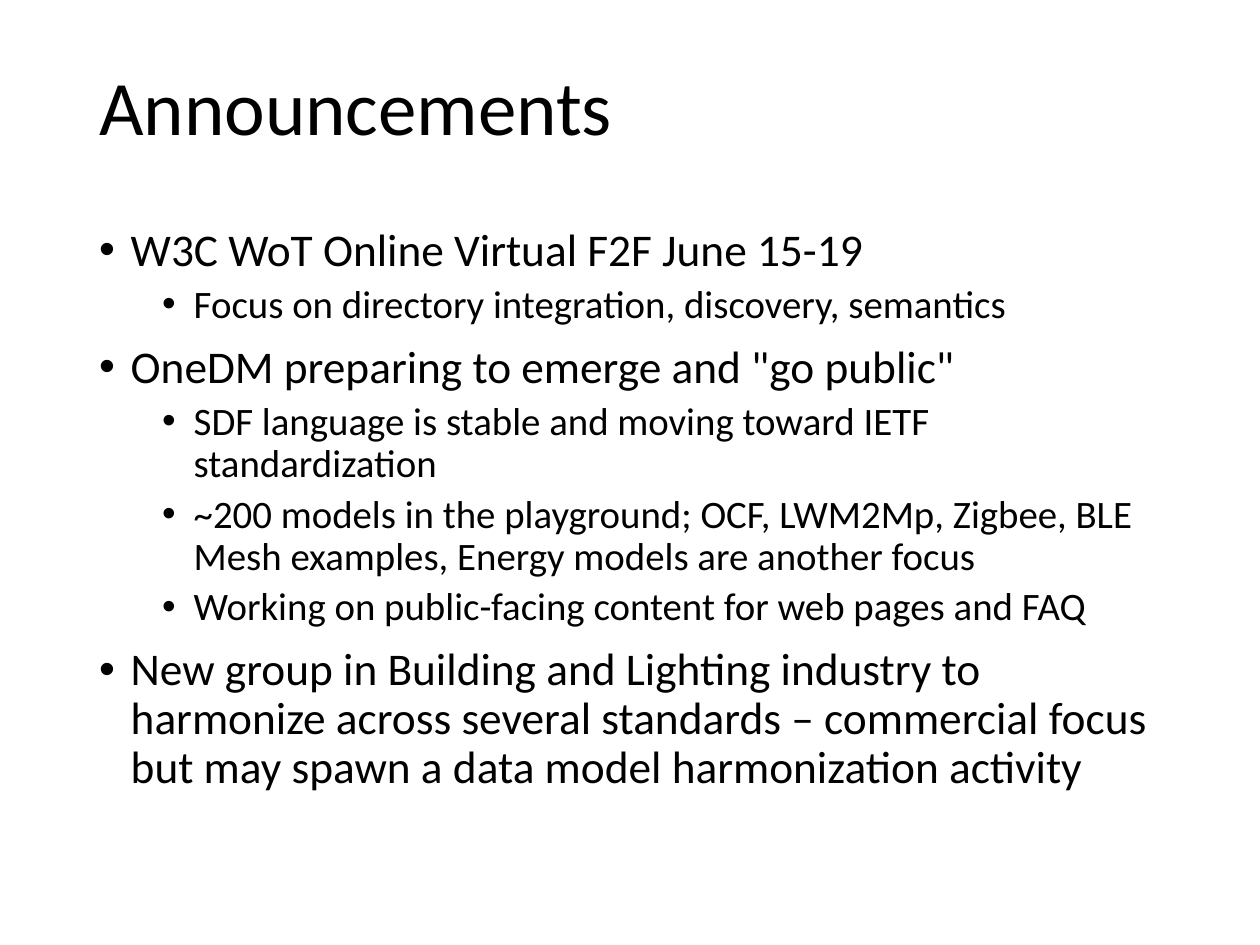
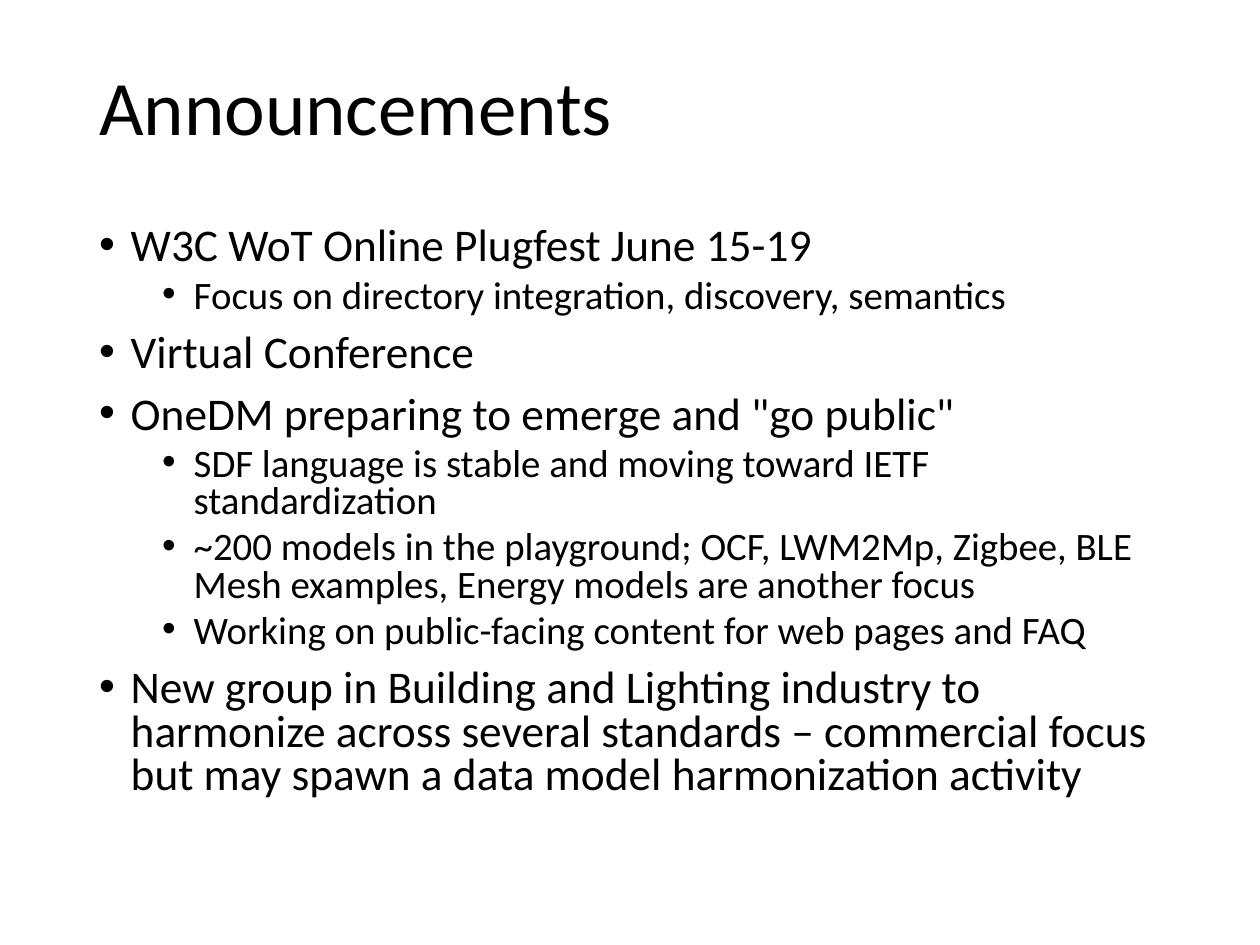
Before and after one commit to iot-schema-collab/teleconferences, a slide deck: slide 3 of iotschema-20200618.pptx. Drawn at 1260x945 pixels with LibreOffice and Linux fonts; fonts in the diff are those of the drawing. Boxes give left, top, right and bottom in pixels: in the first picture for what was removed or moved away, otherwise in the second. Text is boxed around its words. In the diff, an @@ line names an element or a change of style, - is before the commit and + after.

```diff
--- a/iotschema-20200618.pptx
+++ b/iotschema-20200618.pptx
@@ text at box(131, 229, 812, 269): text changed @@
-• W3C WoT Online Virtual F2F June 15-19
+• W3C WoT Online Plugfest June 15-19
@@ text at box(131, 282, 1147, 798): line spacing 0.9 to 0.8 @@
@@ text at box(131, 336, 474, 369): paragraph added @@
+• Virtual Conference
```
